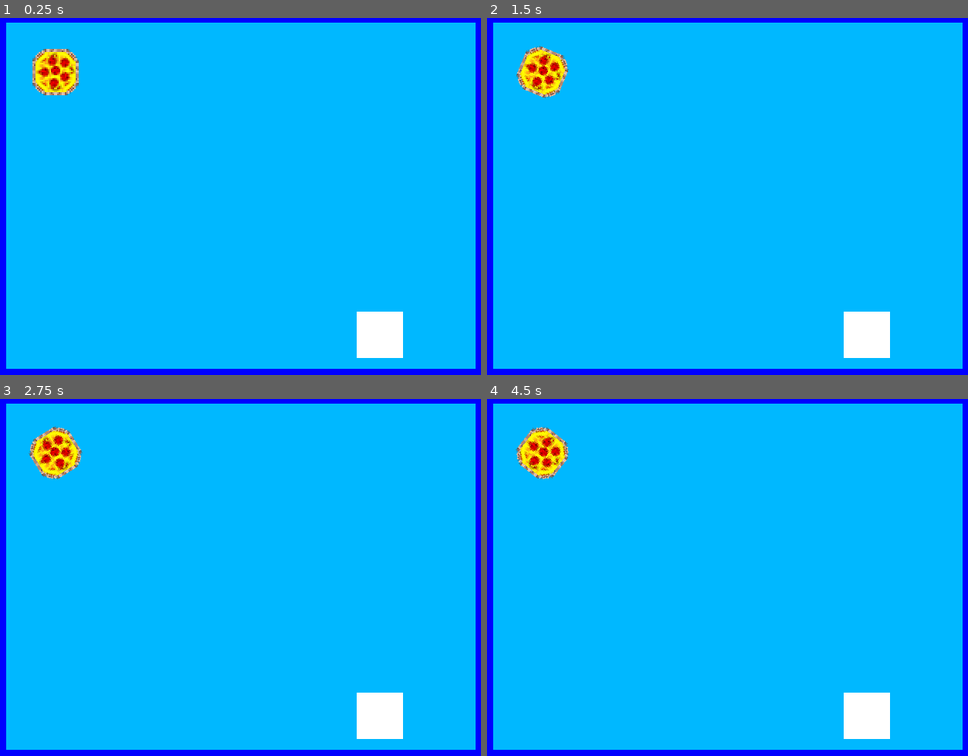
Above: before the commit, frames 1-4 (two rows, left to right).
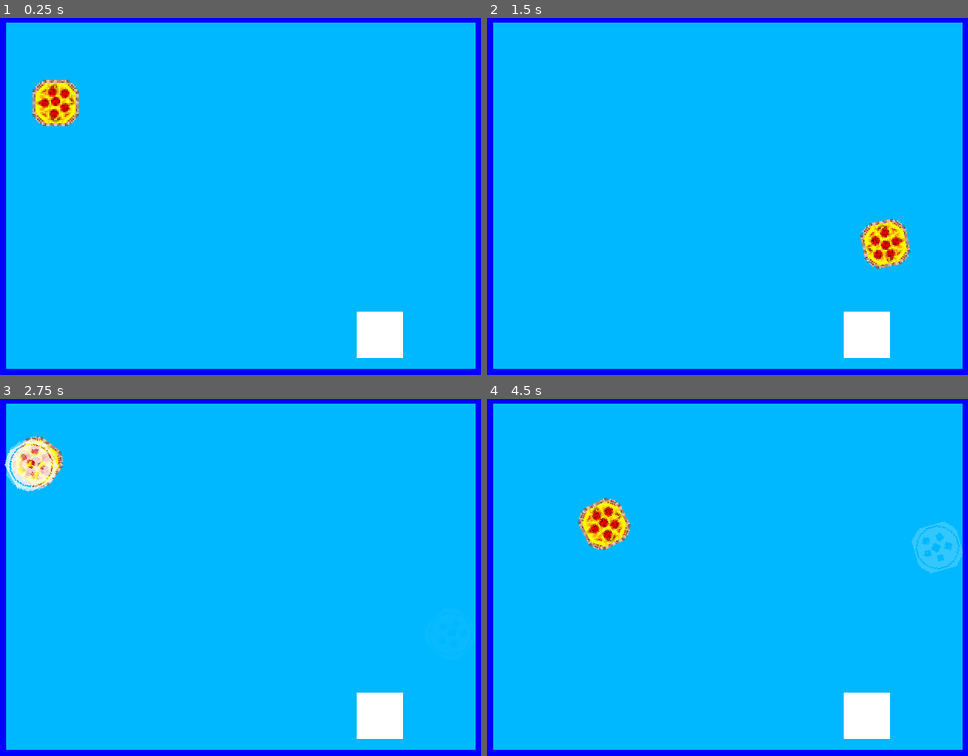
Above: after the commit, the same moments.

Repository: swashdev/minigame-madness
Game: Godot game, scene res://mini/ball_tribute/scenes/ball_tribute.tscn
The game is run twice, just before and just after one commit, with the same random seed, the same clock (stepped at 60 frames per second) and the same inputs. This scene is started directly instead of the project's main scene.
Inputs (mouse positions are in pixels of both pictures, inside the frame that each line leads up to):
- Up to frame 1 (0.25 s): no input
- Up to frame 2 (1.5 s): move the mouse to (838, 178) at 0.52 s; hold Space (action) 0.53-1.28 s; hold Right (move_right) from 0.53 s (still down); tap Up (move_up) at 0.77 s; move the mouse to (631, 214) at 1.27 s; tap Space (action) at 1.35 s
- Up to frame 3 (2.75 s): tap Up (move_up) at 1.52 s; move the mouse to (288, 495) at 2.02 s; release Right (move_right) at 2.03 s; hold Left (move_left) from 2.03 s (still down); hold Space (action) from 2.03 s (still down)
- Up to frame 4 (4.5 s): move the mouse to (703, 652) at 2.77 s; release Left (move_left) at 2.78 s; release Space (action) at 2.78 s; hold Right (move_right) 2.78-4.28 s; tap Space (action) at 2.85, 4.35 s; tap Up (move_up) at 3.02, 3.77 s; move the mouse to (876, 631) at 3.52 s; hold Space (action) 3.53-4.28 s; move the mouse to (578, 520) at 4.27 s; hold Left (move_left) from 4.28 s (still down)

The runs differ from the first frame. In frame 1, 1.9% of the frame differs, in the area x 6-17%, y 8-31%; in frame 2, 2.3%; in frame 3, 1.9%; in frame 4, 3.1%, in the area x 5-100%, y 7-49%.

Commit message:
[BALL] special-case collision with goal.
The `Ball` will now pass `KinematicCollision2D` data up when it signals
a collision.  It will only respawn if the collider ID is not equal to
the ID of the `Goal`.

If the `Ball` collides with the `Goal`, the minigame is won.

Diff:
--- a/mini/ball_tribute/scripts/ball_tribute.gd
+++ b/mini/ball_tribute/scripts/ball_tribute.gd
@@ -27,6 +27,10 @@
 
 
 # The ball has collided with a wall.
-func _on_Ball_collided( location, degrees ):
-	# Respawn the ball.
-	respawn( location, degrees )
+func _on_Ball_collided( location, degrees, collision: KinematicCollision2D ):
+	if collision.get_collider_id() != $Goal.get_instance_id():
+		# Respawn the ball.
+		respawn( location, degrees )
+	else:
+		emit_signal( "won" )
+		$Ball.stop()
--- a/mini/ball_tribute/scripts/player/ball.gd
+++ b/mini/ball_tribute/scripts/player/ball.gd
@@ -3,7 +3,7 @@
 
 
 # A signal to inform the gameloop that the ball's to the wall.
-signal collided( location, degrees )
+signal collided( location, degrees, collision )
 
 # The ball's acceleration due to gravity per second.
 const GRAVITY: float = 20.0
@@ -16,7 +16,7 @@
 const HOP_SPEED: float = 5.0
 
 # Whether or not to allow movement.
-var allow_movement: bool = false
+var allow_movement: bool = true
 
 # The ball's velocity.
 var _velocity: Vector2
@@ -55,7 +55,8 @@
 
 		# If the ball collides with a wall, signal the gameloop.
 		if collision:
-			emit_signal( "collided", position, $Sprite.rotation_degrees )
+			emit_signal( "collided", position, $Sprite.rotation_degrees,
+					collision )
 
 
 # The ball will respawn at the given coordinates.
